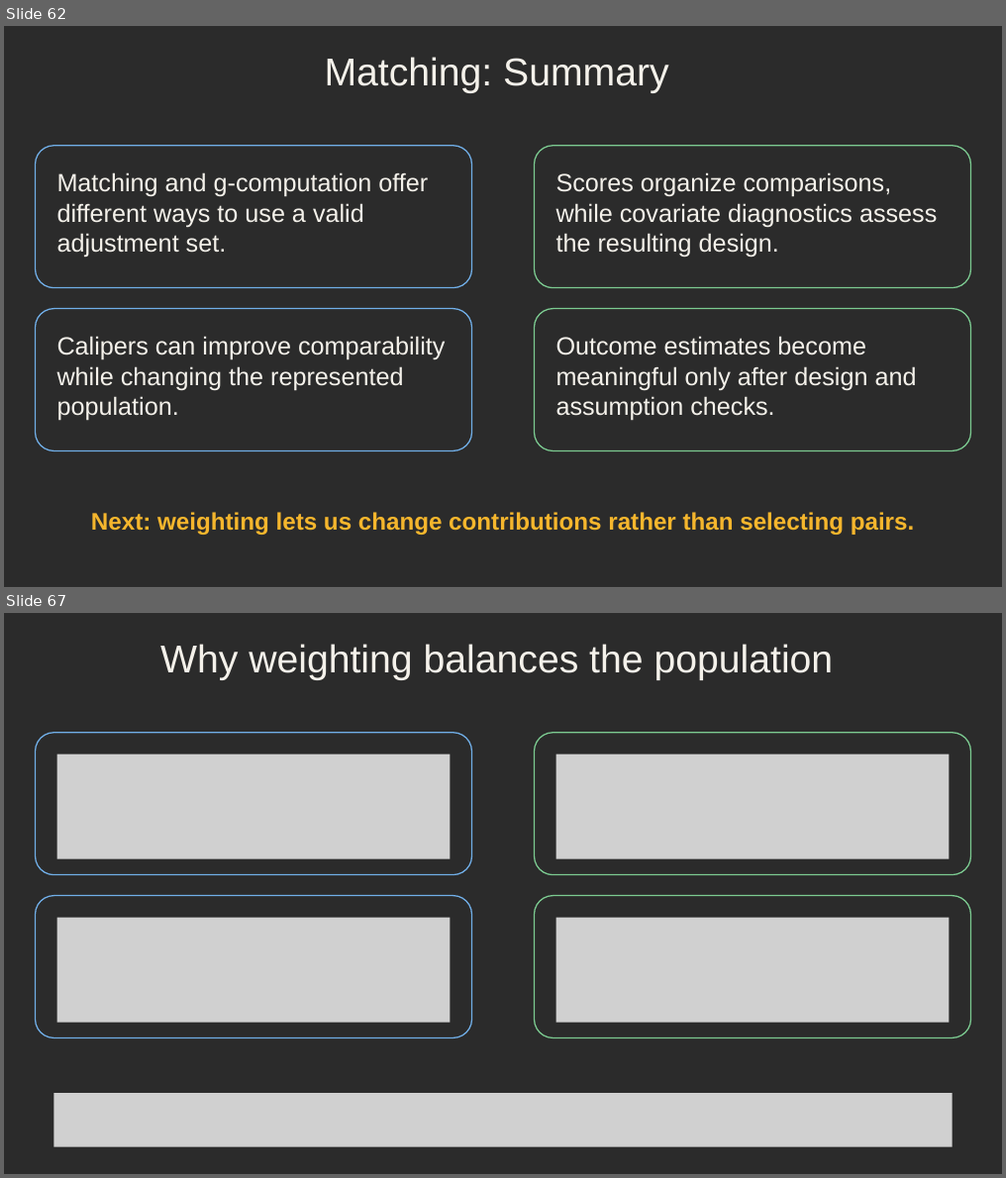
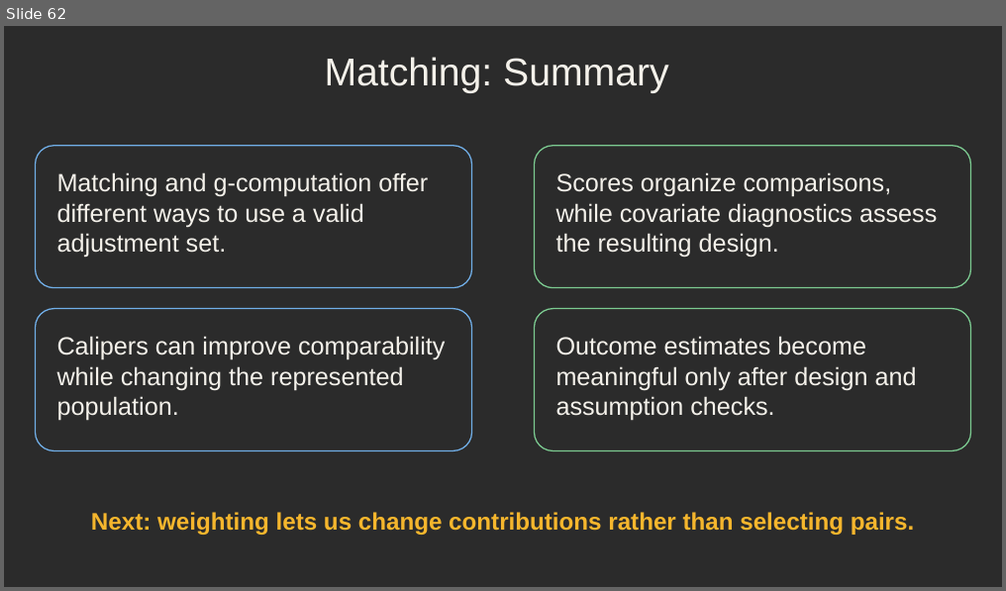
Before and after one commit to djghosh1123/STAT-7900-Causal-Analysis, a slide deck: Lectures/Lecture 6.pptx. Shown one above the other, each under a label of ours: slides 62 and 67 before the commit, slide 62 after it; the slides between them are not shown. The pictures are 1006x1178 and 1006x591 pixels, drawn with LibreOffice and Linux fonts; fonts in the diff are those of the drawing; grey boxes stand for pictures; background and template pictures are left out; a plain dark background stands for a picture behind light text. Boxes give left, top, right and bottom in pixels: in the first picture for what was removed or moved away, otherwise in the second. Text is boxed around its words. In the diff, an @@ line names an element or a change of style, - is before the commit and + after.

```diff
--- a/Lectures/Lecture 6.pptx
+++ b/Lectures/Lecture 6.pptx
@@ slide 67 removed at [4,613,1002,1174], background picture (left out) @@
@@ text removed at [160,644,834,680] @@
-Why weighting balances the population
@@ rounded rectangle removed at [35,733,472,875] @@
@@ picture removed at [56,755,450,860] @@
@@ rounded rectangle removed at [534,733,971,875] @@
@@ picture removed at [555,755,949,860] @@
@@ rounded rectangle removed at [35,895,472,1038] @@
@@ rounded rectangle removed at [534,895,971,1038] @@
@@ picture removed at [56,917,450,1022] @@
@@ picture removed at [555,917,949,1022] @@
@@ picture removed at [54,1093,952,1147] @@
```
Also in this commit, not shown: 45 other slides removed, 3 other files.
